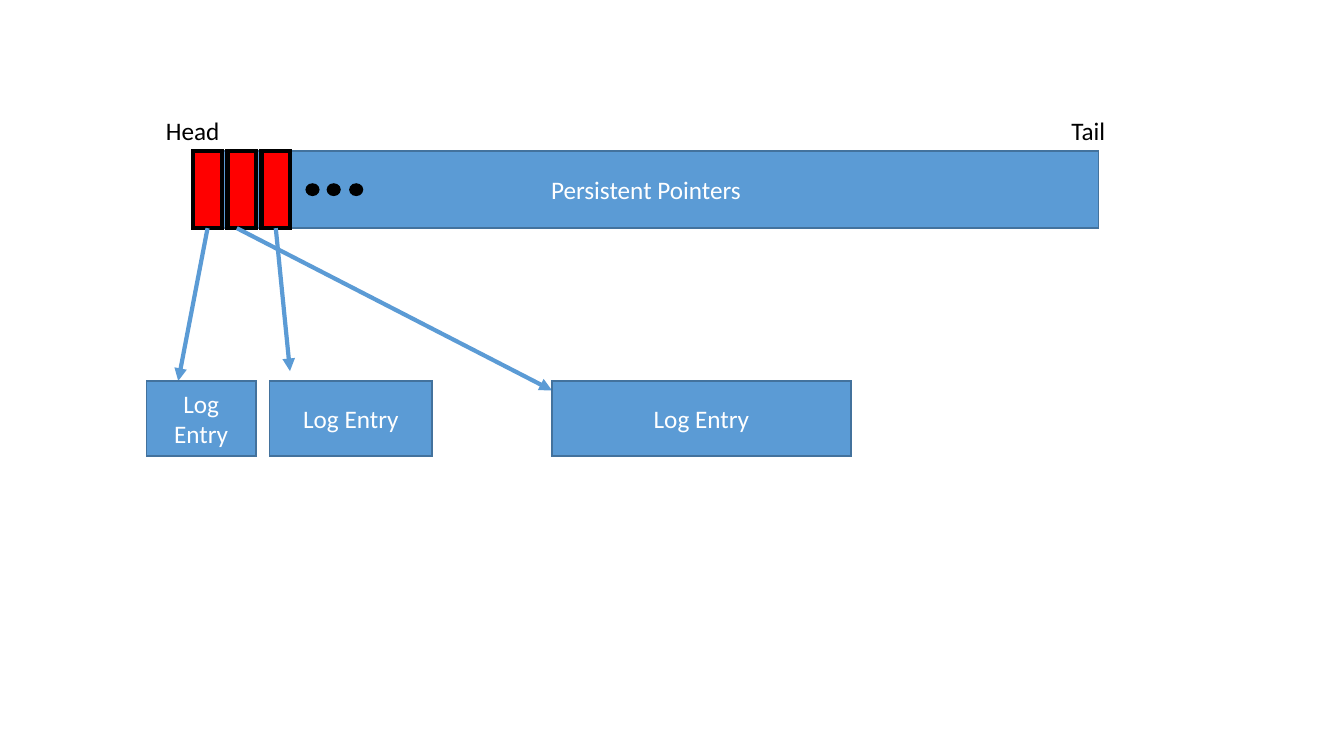
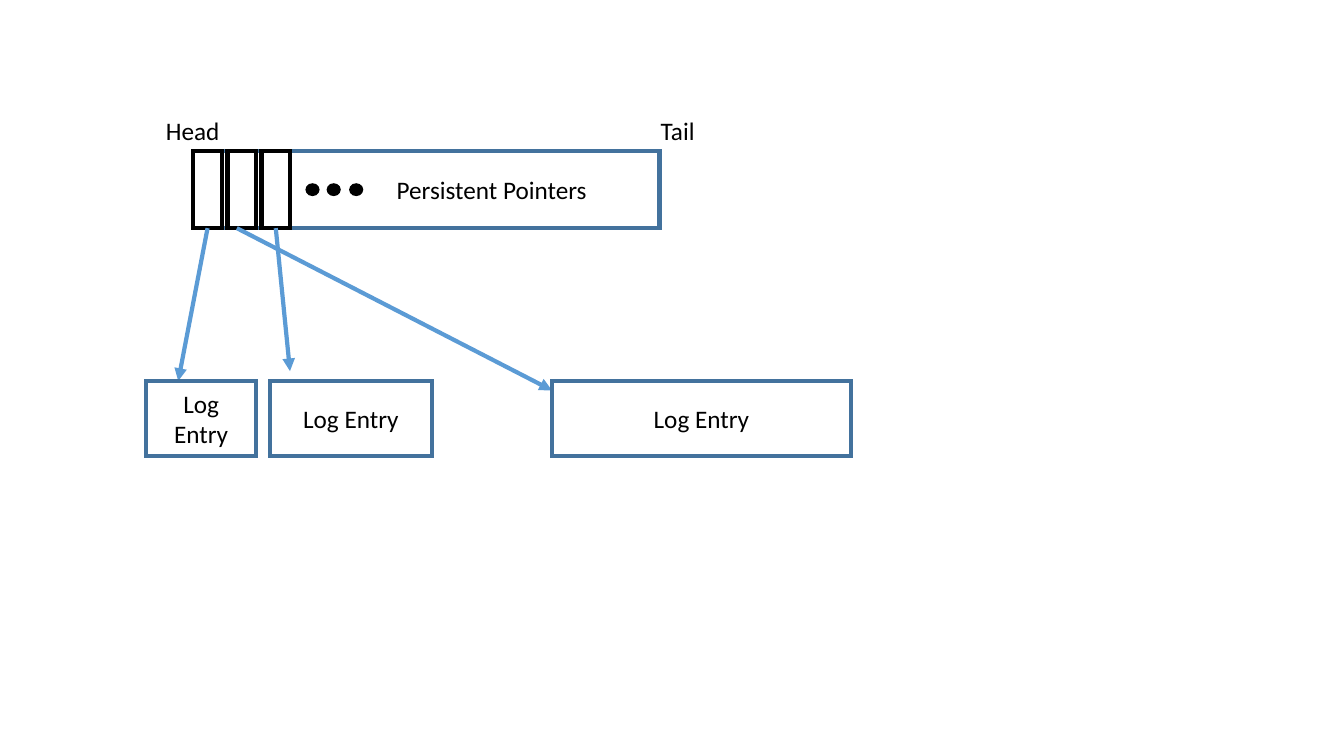
Before and after one commit to sdulloor/cyclone, a slide deck: slide 1 of paper/figures2/nvm_log.pptx. Drawn at 1344x756 pixels with LibreOffice and Linux fonts; fonts in the diff are those of the drawing. Boxes give left, top, right and bottom in pixels: in the first picture for what was removed or moved away, otherwise in the second. Text is boxed around its words. In the diff, an @@ line names an element or a change of style, - is before the commit and + after.

```diff
--- a/paper/figures2/nvm_log.pptx
+++ b/paper/figures2/nvm_log.pptx
@@ text "Tail": place and size @@
-text "Tail" at (1071,122,1105,140)
+text "Tail" at (661,122,695,140)
@@ text colour #FFFFFF to #000000; fill #5B9BD5 to none; outline #43739E 1 pt to #43739E 3 pt in 4 elements at (146,381,256,457), (553,381,852,457), (270,381,433,457), (194,151,659,228) @@
@@ rectangle "Persistent Pointers": place and size @@
-rectangle "Persistent Pointers" at (194,151,1099,228)
+rectangle "Persistent Pointers" at (194,151,659,228)
@@ fill #FF0000 to none in 3 elements at (194,151,222,228), (228,151,256,228), (262,151,290,228) @@
```
Also in this commit, not shown: 20 other files.
